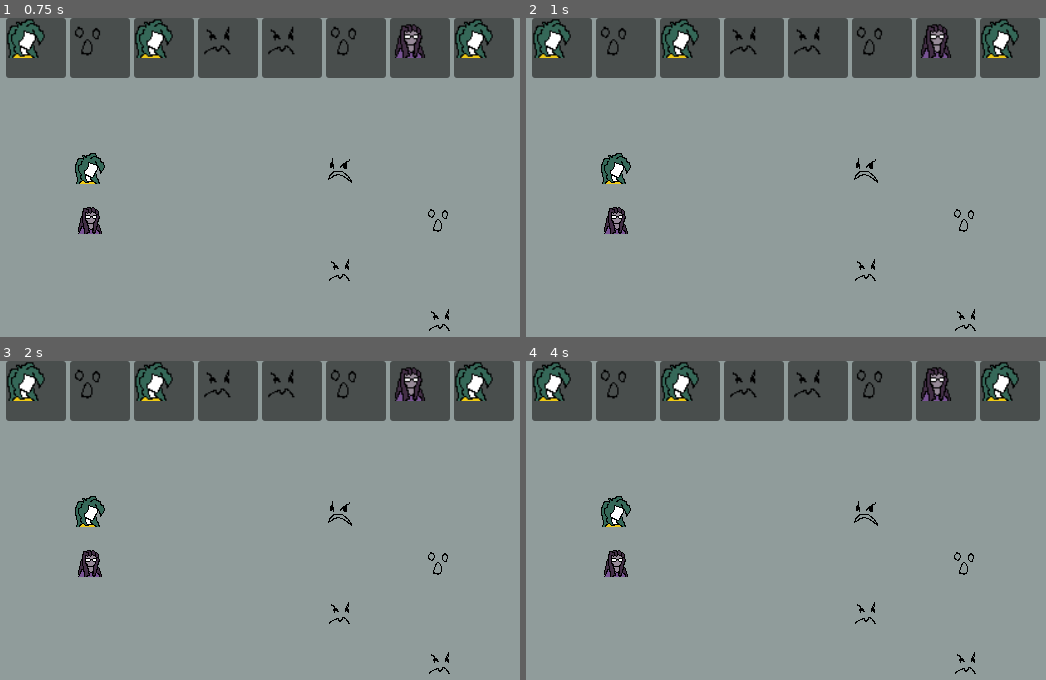
Above: before the commit, frames 1-4 (two rows, left to right).
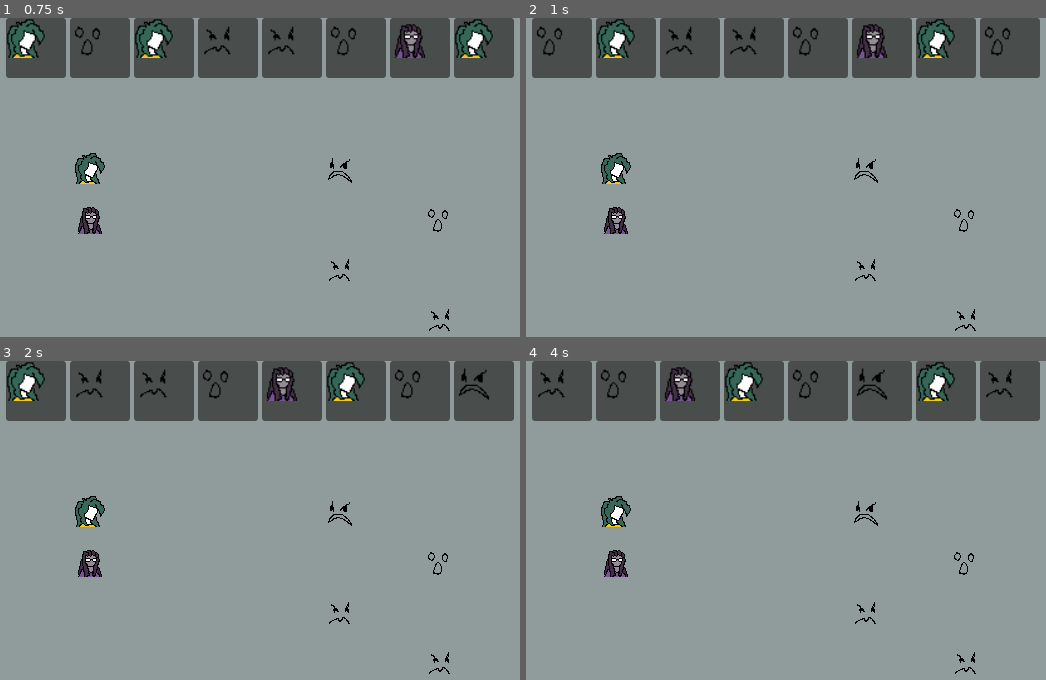
Above: after the commit, the same moments.

Repository: Octologue/godot-test-project
Game: Godot game, scene res://battle_scene.tscn
The game is run twice, just before and just after one commit, with the same random seed, the same clock (stepped at 60 frames per second) and the same inputs.
Inputs:
- Up to frame 1 (0.75 s): tap Enter at 0.5 s
- Up to frame 2 (1 s): no input
- Up to frame 3 (2 s): tap Space at 1.25 s
- Up to frame 4 (4 s): tap Enter at 2.75 s; tap Space at 3.5 s

Frame 1 is identical in both runs. In frame 2, 3.8% of the frame differs, in the area x 1-95%, y 0-13%; in frame 3, 3.1%; in frame 4, 3.5%.

Commit message:
added battle dynamic

Diff:
--- a/battle_logic/Character.gd
+++ b/battle_logic/Character.gd
@@ -5,7 +5,6 @@
 @export var sprite : Texture2D
 @export var is_player : bool
 var alive : bool = true
-
 
 @export var ATK : int
 @export var HP : int:
@@ -21,6 +20,7 @@
 		queue_reset()
 var delay : float
 var queue : Array[float]
+var node
 
 func queue_reset():
 #créer 8 valeurs d'après une suite arithmétique
@@ -31,6 +31,22 @@
 			queue.append(delay)
 		else:
 			queue.append(queue[-1] + delay)
+
 func pop_out():
 	queue.pop_front()
 	queue.append(queue[-1]*delay)
+
+func tween_movement(shift, tree):
+	if not alive or node == null:
+		return
+	var tween = tree.create_tween()
+	tween.tween_property(node, "position", node.position + shift, 0.2)
+	await tween.finished
+
+func get_attacked(attacker: Character):
+	if not alive:
+		return
+	HP -= attacker.ATK
+	print(title, " a été attaqué par ", attacker.title, " et a maintenant ", HP, " HP.")
+	if HP <= 0:
+		return
--- a/battle_logic/battle_scene.gd
+++ b/battle_logic/battle_scene.gd
@@ -27,6 +27,10 @@
 	_spawn_characters(enemy_list,enemies_node)
 	debugging_prints()
 	sort_and_display()
+
+	EventBus.next_attack.connect(next_turn)
+	next_turn()
+
 
 func _variables_init():
 	for player in player_list_data.character_list:
@@ -87,9 +91,27 @@
 		print(i.title)
 	for i in enemy_list:
 		print(i.title)
-	print("players =",players_node.get_children(),"enemies = ",enemies_node.get_children())
+	print("enemy data =",battle_data.enemy_list, "player data =",player_list_data.character_list)
+	print("players =",player_list,"enemies = ",enemy_list)
 	print("character_nodes =", character_nodes)
+
 
 func pop_out():
 	timeline[0]["character"].pop_out()
 	sort_and_display()
+
+func attack(attacker, target):
+	target.get_attacked(attacker)
+	EventBus.next_attack.emit()
+
+func next_turn():
+	var attacker = timeline[0]["character"]
+	var test_target = Character
+	if attacker.is_player == true:
+		test_target = enemy_list.pick_random()
+	else:
+		test_target = player_list.pick_random()
+
+	await get_tree().create_timer(1.0).timeout
+	attack(attacker, test_target)
+	pop_out()
--- a/battle_logic/data/enemy1.tres
+++ b/battle_logic/data/enemy1.tres
@@ -8,7 +8,7 @@
 title = "enemy 1"
 sprite = ExtResource("2_kfhnk")
 is_player = false
-ATK = 0
-HP = 0
+ATK = 90
+HP = 1000
 SPE = 20
 metadata/_custom_type_script = "uid://daasw55bdrk7d"
--- a/battle_logic/data/enemy2.tres
+++ b/battle_logic/data/enemy2.tres
@@ -8,7 +8,7 @@
 title = "enemy 2"
 sprite = ExtResource("2_tc4xe")
 is_player = false
-ATK = 0
-HP = 0
+ATK = 2
+HP = 1000
 SPE = 60
 metadata/_custom_type_script = "uid://daasw55bdrk7d"
--- a/battle_logic/data/enemy3.tres
+++ b/battle_logic/data/enemy3.tres
@@ -8,7 +8,7 @@
 title = "enemy 3"
 sprite = ExtResource("2_i4uq8")
 is_player = false
-ATK = 0
-HP = 0
+ATK = 5
+HP = 1000
 SPE = 130
 metadata/_custom_type_script = "uid://daasw55bdrk7d"
--- a/battle_logic/data/player1.tres
+++ b/battle_logic/data/player1.tres
@@ -8,7 +8,7 @@
 title = "player 1"
 sprite = ExtResource("2_28270")
 is_player = true
-ATK = 0
-HP = 0
+ATK = 1
+HP = 1000
 SPE = 140
 metadata/_custom_type_script = "uid://daasw55bdrk7d"
--- a/battle_logic/data/player2.tres
+++ b/battle_logic/data/player2.tres
@@ -8,7 +8,7 @@
 title = "player 2"
 sprite = ExtResource("2_eqjrk")
 is_player = true
-ATK = 0
-HP = 0
+ATK = 10
+HP = 1000
 SPE = 50
 metadata/_custom_type_script = "uid://daasw55bdrk7d"
--- a/event_bus.gd
+++ b/event_bus.gd
@@ -1,3 +1,4 @@
 extends Node2D
 
 signal next_attack
+signal character_died
